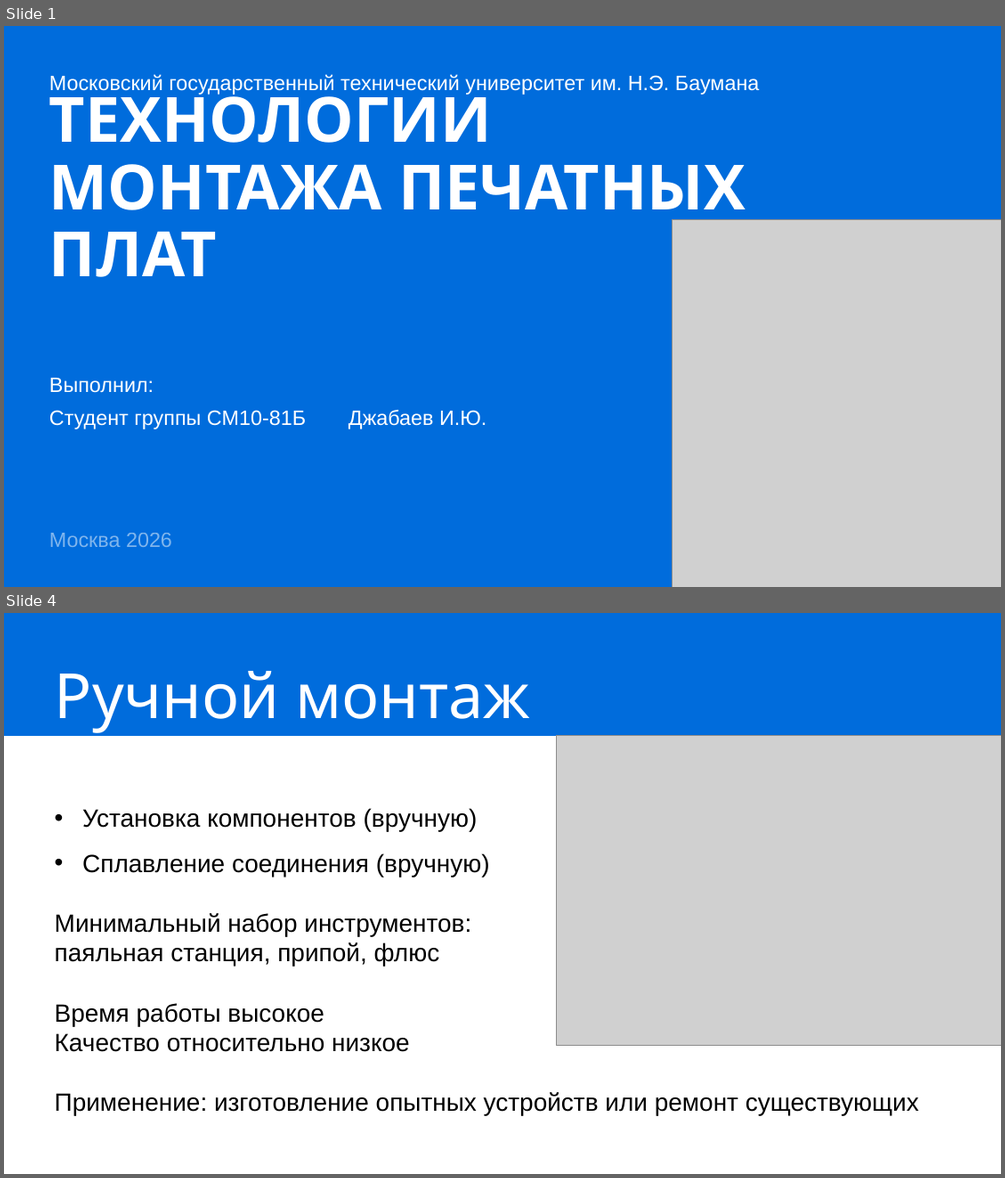
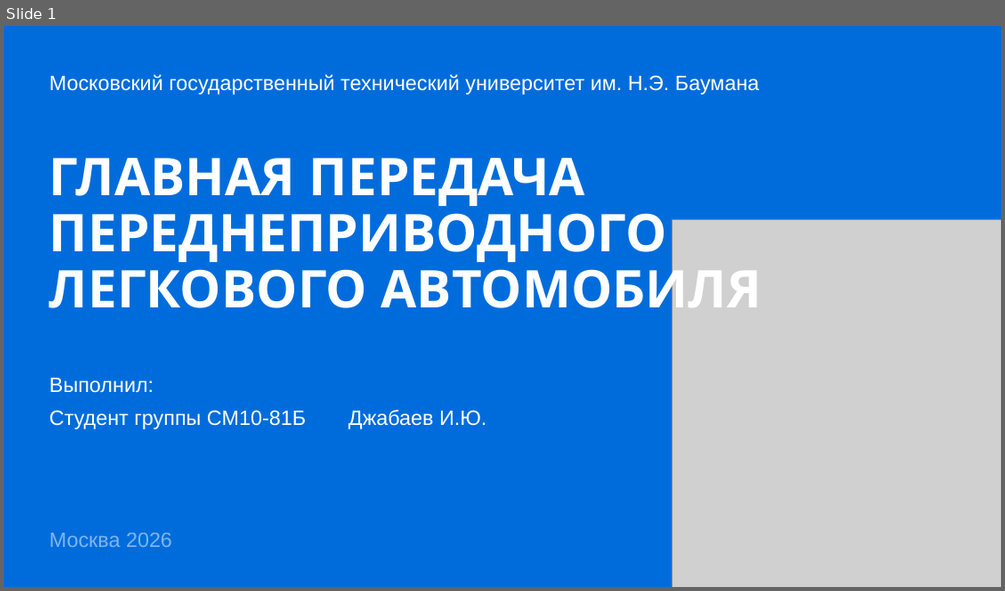
Before and after one commit to IbrahimDzheby/Diplom, a slide deck: МРиПЭ/Защита.pptx. Shown one above the other, each under a label of ours: slides 1 and 4 before the commit, slide 1 after it; the slides between them are not shown. The pictures are 1005x1178 and 1005x591 pixels, drawn with LibreOffice and Linux fonts; fonts in the diff are those of the drawing; grey boxes stand for pictures. Boxes give left, top, right and bottom in pixels: in the first picture for what was removed or moved away, otherwise in the second. Text is boxed around its words. In the diff, an @@ line names an element or a change of style, - is before the commit and + after.

```diff
--- a/МРиПЭ/Защита.pptx
+++ b/МРиПЭ/Защита.pptx
@@ slide 4 removed at (4,613,1001,1174), background #FFFFFF @@
@@ rectangle removed at (4,613,1001,736) @@
@@ title removed at (55,671,530,733) @@
-Ручной монтаж
@@ picture removed at (557,736,1001,1045) @@
@@ text removed at (55,808,919,1116) @@
-• Установка компонентов (вручную)
-• Сплавление соединения (вручную)
-Минимальный набор инструментов:
-паяльная станция, припой, флюс
-Время работы высокое
-Качество относительно низкое
-Применение: изготовление опытных устройств или ремонт существующих
@@ slide 1 changed as well @@
@@ title at (49,158,761,321): text changed; size 60 to 50 pt @@
-ТЕХНОЛОГИИ МОНТАЖА ПЕЧАТНЫХ ПЛАТ
+ГЛАВНАЯ ПЕРЕДАЧА
+ПЕРЕДНЕПРИВОДНОГО
+ЛЕГКОВОГО АВТОМОБИЛЯ
```
Also in this commit, not shown: 10 slides added, 9 other slides removed, 3 other files.
